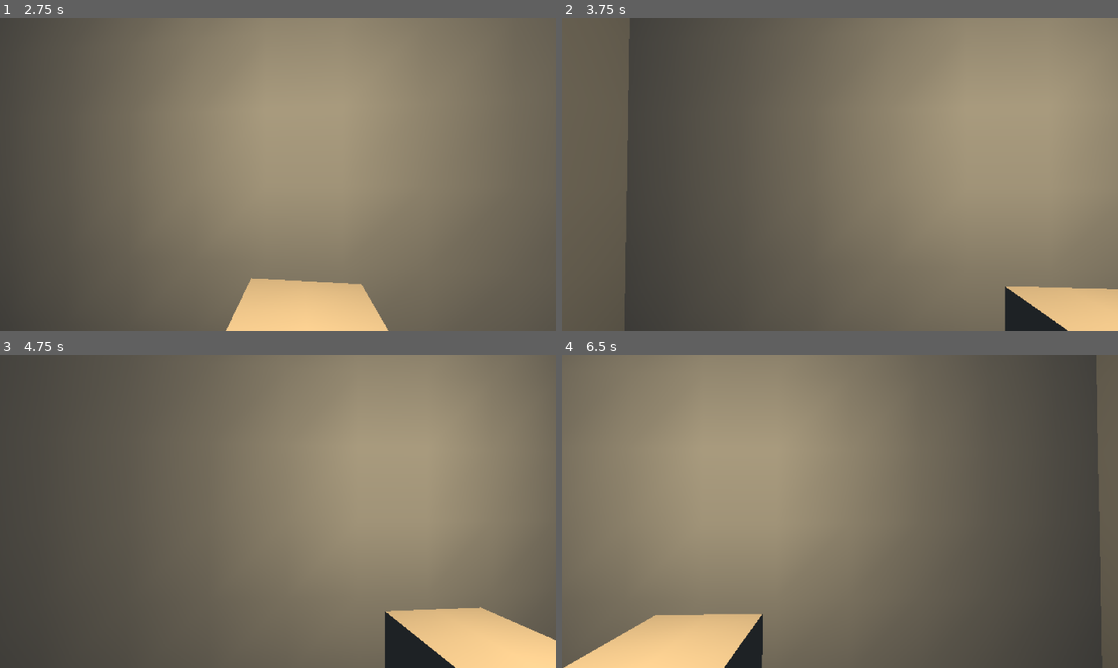
Above: before the commit, frames 1-4 (two rows, left to right).
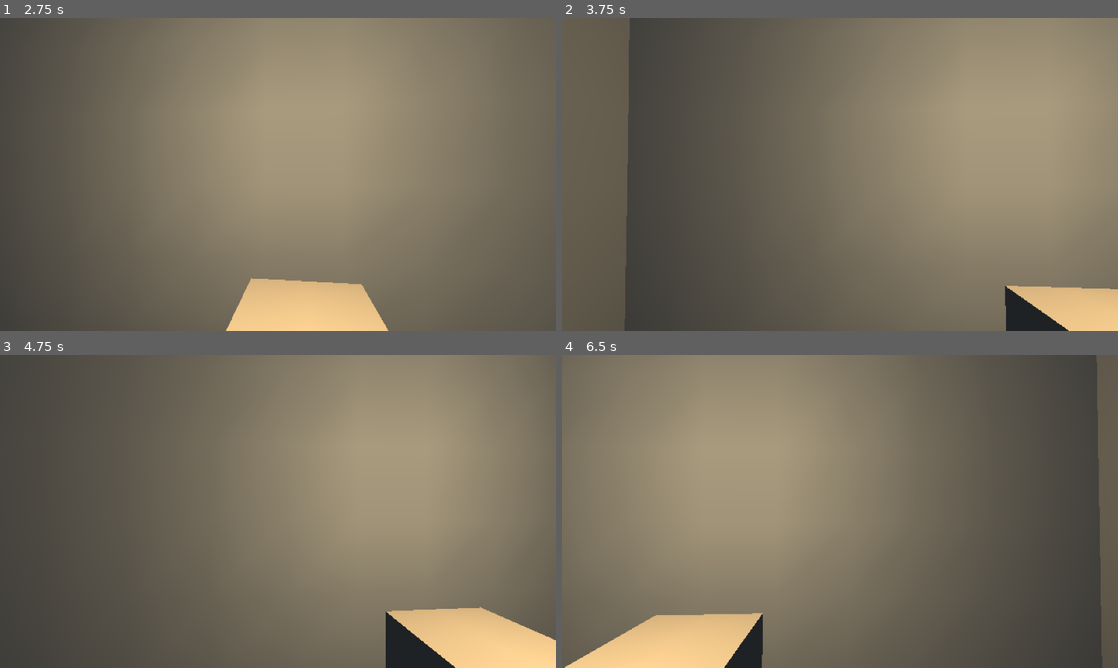
Above: after the commit, the same moments.

Repository: fcport/astrochills-gd-3d
Game: Godot game, scene res://main.tscn
Two runs of this game, one before a commit and one after it. Both use one fixed random seed, a clock stepped at 60 frames per second and the inputs below.
Inputs (mouse positions are in pixels of both pictures, inside the frame that each line leads up to):
- Up to frame 1 (2.75 s): tap Enter (imaging_start) at 0.5 s; move the mouse to (272, 180) at 0.52 s; hold Left (imaging_dec) 0.53-1.28 s; hold W (move_forward) from 0.53 s (still down); click (272, 180) at 0.67 s; move the mouse to (316, 177) at 1.27 s; tap Right (imaging_inc) at 1.35 s; move the mouse to (233, 171) at 2.02 s; hold Down (imaging_next) from 2.03 s (still down)
- Up to frame 2 (3.75 s): move the mouse to (845, 174) at 2.77 s; release W (move_forward) at 2.78 s; release Down (imaging_next) at 2.78 s; hold A (move_left) 2.78-3.53 s; tap Up (imaging_prev) at 2.85 s; click (845, 174) at 2.92 s; tap Enter (imaging_start) at 3.5 s; move the mouse to (817, 168) at 3.52 s; hold W (move_forward) from 3.53 s (still down); hold Enter (imaging_start) from 3.53 s (still down)
- Up to frame 3 (4.75 s): keep holding W (move_forward); move the mouse to (305, 511) at 4.27 s; release Enter (imaging_start) at 4.28 s; tap E (interact) at 4.35 s
- Up to frame 4 (6.5 s): move the mouse to (812, 511) at 5.02 s; hold Shift (sprint) 5.03-5.78 s; click (812, 511) at 5.17 s; tap Enter (imaging_start) at 5.75 s; move the mouse to (851, 505) at 5.77 s; release W (move_forward) at 5.78 s; hold D (move_right) from 5.78 s (still down); tap Left (imaging_dec) at 5.85 s

Frame 1 is identical in both runs. In frame 2, 0.1% of the frame differs, in the area x 11-99%, y 6-100%; in frame 3, less than 0.1%; in frame 4, less than 0.1%.

Commit message:
Il letto si guarda, non si infila
«L'hitbox per andare a dormire e' piccolissima»: era peggio. Misurata con una
sonda che ripete la logica di `Player._look_at_interactable()` — stesso occhio,
stessa portata, stessa maschera — su una griglia di posizioni in tutta la stanza.

  PRIMA, mirando al letto a -20 gradi:  nessuna posizione. Zero.
  Da tre punti tipici, spazzando l'inclinazione da +10 a -85: MAI.

Funzionava solo mirando alla TESTIERA, che e' una lastra spessa 8 cm, da un
punto preciso. Che e' esattamente cio' che «piccolissima» descrive.

  DOPO, stessa prova:  una fascia larga 80 cm lungo TUTTI i due metri del letto,
  con 45 gradi di tolleranza verticale (da -15 a -60).

IL VOLUME DI COLLISIONE ORA E' PIU' ALTO DEL LETTO — 1,45 m contro i 54 cm del
materasso — e non costa niente al giocatore. L'ingombro a terra non cambia, e il
letto era gia' invalicabile: un `CharacterBody3D` senza salita di gradino non
scavalca una parete di 54 cm. La capsula ha raggio 0,30 e la camera sta sul suo
asse, quindi l'occhio non poteva comunque arrivare sopra il materasso. Alzare il
volume cambia solo COSA VEDE IL RAGGIO, cioe' l'unica cosa che era rotta.

La testiera resta: e' la superficie visibile che dice «questo e' un letto», e
mirarla continua a funzionare.

Riprovato il giro intero da di fianco al letto, sguardo a -20 gradi, premendo
`E` per davvero: notte 2, Astrofili Marche x0.6.

Diff:
--- a/world/interactables/bed.tscn
+++ b/world/interactables/bed.tscn
@@ -16,13 +16,22 @@
 ; 1,05 m c'è una superficie all'altezza dello sguardo, e ci si interagisce
 ; stando di fianco alla spalliera.
 ;
-; LA COLLISIONE È IN DUE PEZZI, uno per massa: il corpo del letto e la testiera.
-; Il raggio si ferma al primo che incontra, e sono lo stesso `Interactable`.
+; IL VOLUME DI COLLISIONE È PIÙ ALTO DEL LETTO, e non è una svista: arriva a
+; 1,45 m contro i 54 cm del materasso. Con la sola geometria visibile il bersaglio
+; del raggio era la lastra della testiera, spessa 8 cm — «hitbox piccolissima»,
+; e lo era: bisognava inquadrare un francobollo da mezzo metro.
+;
+; NON COSTA NIENTE AL GIOCATORE, ed è il motivo per cui si può fare. L'ingombro a
+; terra non cambia (0,92 x 2,02, quanto il letto con la testiera), e il letto era
+; già invalicabile: un `CharacterBody3D` senza salita di gradino non scavalca una
+; parete di 54 cm. La capsula ha raggio 0,30 e la camera sta sul suo asse, quindi
+; l'occhio non poteva comunque arrivare sopra il materasso. Alzare il volume
+; cambia solo COSA VEDE IL RAGGIO — cioè l'unica cosa che era rotta.
 ;
 ; NASCE SPENTO (`enabled = false`). Un letto usabile a mezzanotte chiuderebbe la
 ; notte con la posa a metà, ed è un caso che nessuno ha ancora deciso come deve
 ; comportarsi. Lo accende `main.gd` all'alba.
-[gd_scene load_steps=10 format=3]
+[gd_scene load_steps=9 format=3]
 
 [ext_resource type="Script" path="res://world/interactables/bed.gd" id="1_bed"]
 [ext_resource type="Shader" path="res://world/shaders/ps1.gdshader" id="2_ps1"]
@@ -50,10 +59,7 @@
 size = Vector3(0.92, 1.05, 0.08)
 
 [sub_resource type="BoxShape3D" id="ShapeBed"]
-size = Vector3(0.92, 0.54, 1.94)
-
-[sub_resource type="BoxShape3D" id="ShapeHeadboard"]
-size = Vector3(0.92, 1.05, 0.08)
+size = Vector3(0.92, 1.45, 2.02)
 
 [node name="Bed" type="StaticBody3D"]
 collision_mask = 0
@@ -82,9 +88,5 @@
 mesh = SubResource("BoxHeadboard")
 
 [node name="Collision" type="CollisionShape3D" parent="."]
-transform = Transform3D(1, 0, 0, 0, 1, 0, 0, 0, 1, 0, 0.27, 0)
+transform = Transform3D(1, 0, 0, 0, 1, 0, 0, 0, 1, 0, 0.725, -0.04)
 shape = SubResource("ShapeBed")
-
-[node name="CollisionHeadboard" type="CollisionShape3D" parent="."]
-transform = Transform3D(1, 0, 0, 0, 1, 0, 0, 0, 1, 0, 0.525, -1.01)
-shape = SubResource("ShapeHeadboard")
